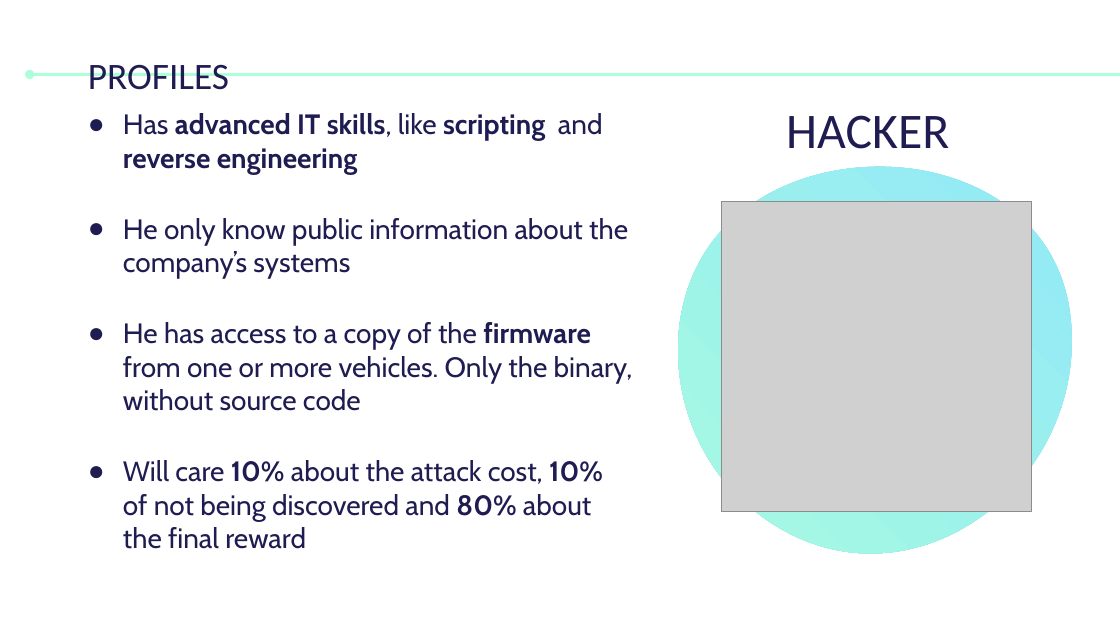
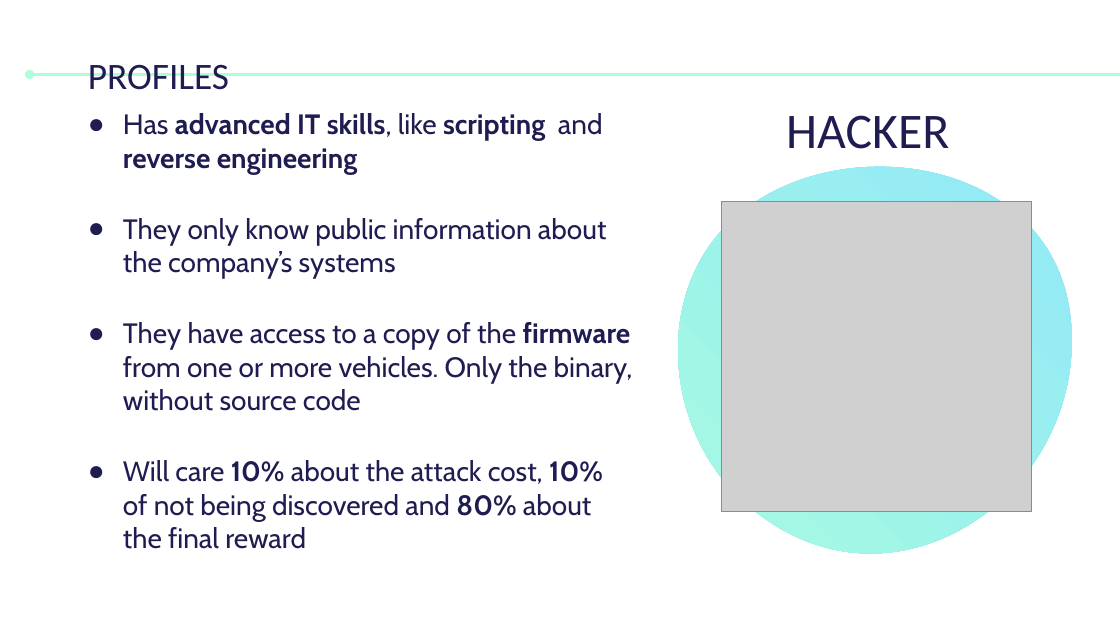
Before and after one commit to fraie98/vehiclesADVISE, a slide deck: slide 7 of Presentation.pptx. Drawn at 1120x630 pixels with LibreOffice and Linux fonts; fonts in the diff are those of the drawing; grey boxes stand for pictures. Boxes give left, top, right and bottom in pixels: in the first picture for what was removed or moved away, otherwise in the second. Text is boxed around its words. In the diff, an @@ line names an element or a change of style, - is before the commit and + after.

Commit message:
Fix typos in doc and presentation. Add details to goals.

```diff
--- a/Presentation.pptx
+++ b/Presentation.pptx
@@ text at <box>123,218,633,411</box>: text changed @@
-● He only know public information about the company’s systems
-● He has access to a copy of the firmware from one or more vehicles. Only the binary, without source code
+● They only know public information about the company’s systems
+● They have access to a copy of the firmware from one or more vehicles. Only the binary, without source code
```
Also in this commit, not shown: 5 other slides changed, 6 other files.
